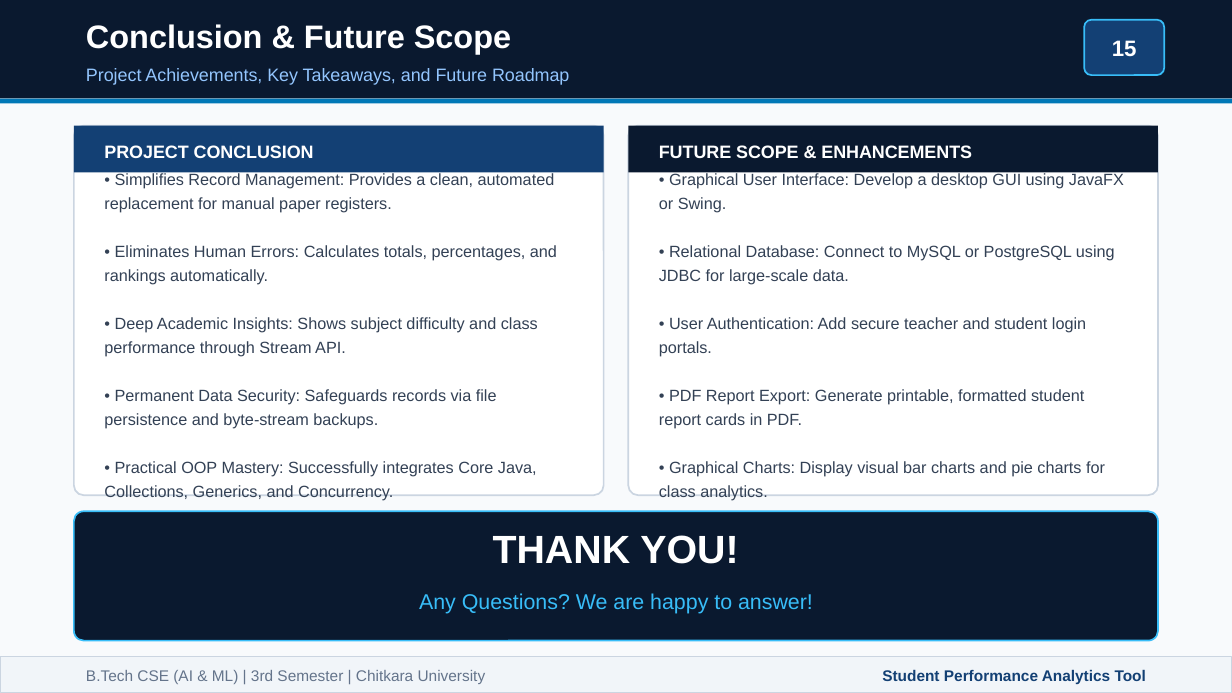
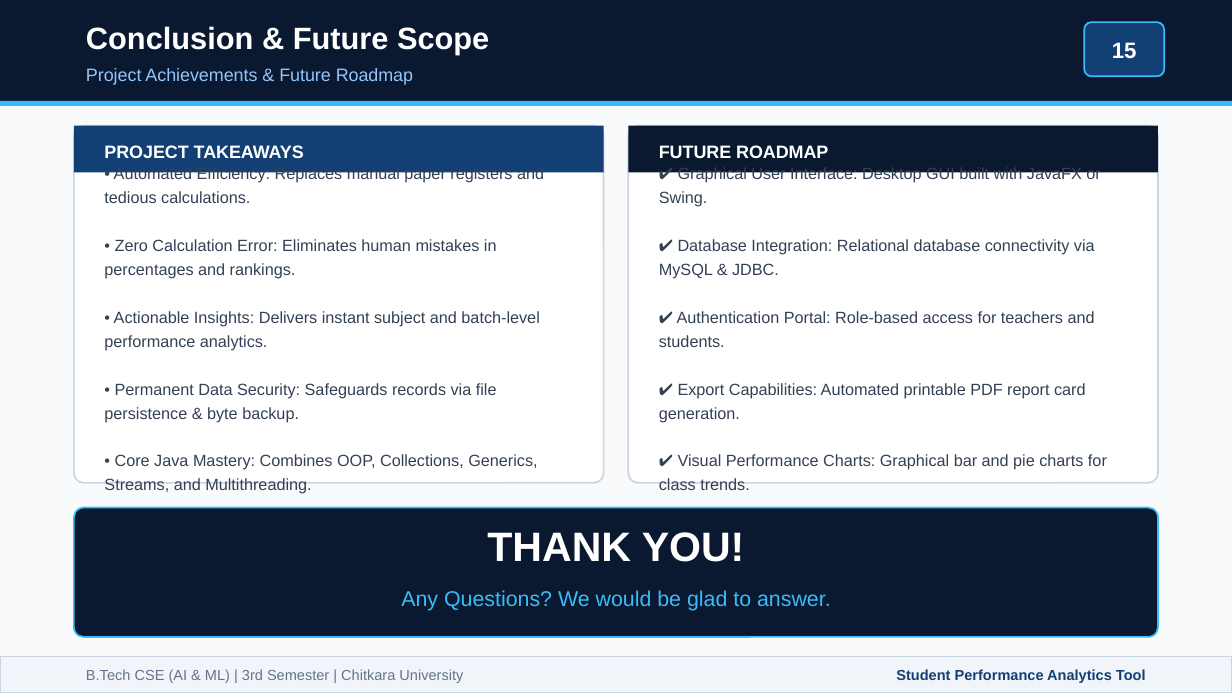
Before and after one commit to Tanmay-Arora19/java_project_sem3, a slide deck: slide 15 of Student_Performance_Analytics_Presentation.pptx. Drawn at 1232x693 pixels with LibreOffice and Linux fonts; fonts in the diff are those of the drawing. Boxes give left, top, right and bottom in pixels: in the first picture for what was removed or moved away, otherwise in the second. Text is boxed around its words. In the diff, an @@ line names an element or a change of style, - is before the commit and + after.

Commit message:
Streamline presentation: decrease text density, enhance visual polish, and make slides impressive

```diff
--- a/Student_Performance_Analytics_Presentation.pptx
+++ b/Student_Performance_Analytics_Presentation.pptx
@@ text "Conclusion & Future Scope" at (x1=86, y1=26, x2=489, y2=54): size 19 to 18 pt @@
@@ text at (x1=86, y1=68, x2=413, y2=85): text changed @@
-Project Achievements, Key Takeaways, and Future Roadmap
+Project Achievements & Future Roadmap
@@ rectangle at (x1=0, y1=101, x2=1232, y2=106): fill #0077B6 to #38BDF8 @@
@@ proportions changed in 3 elements at (x1=1084, y1=22, x2=1164, y2=76), (x1=628, y1=126, x2=1158, y2=483), (x1=74, y1=126, x2=604, y2=483) @@
@@ rounded rectangle resized from (x1=74, y1=126, x2=604, y2=495) to (x1=74, y1=126, x2=604, y2=483) @@
@@ text at (x1=104, y1=145, x2=304, y2=158): text changed @@
-PROJECT CONCLUSION
+PROJECT TAKEAWAYS
@@ rounded rectangle resized from (x1=628, y1=126, x2=1158, y2=495) to (x1=628, y1=126, x2=1158, y2=483) @@
@@ text at (x1=659, y1=145, x2=828, y2=158): text changed @@
-FUTURE SCOPE & ENHANCEMENTS
+FUTURE ROADMAP
@@ text at (x1=104, y1=166, x2=544, y2=494): text changed @@
-• Simplifies Record Management: Provides a clean, automated replacement for manual paper registers.
-• Eliminates Human Errors: Calculates totals, percentages, and rankings automatically.
-• Deep Academic Insights: Shows subject difficulty and class performance through Stream API.
-• Permanent Data Security: Safeguards records via file persistence and byte-stream backups.
-• Practical OOP Mastery: Successfully integrates Core Java, Collections, Generics, and Concurrency.
+• Automated Efficiency: Replaces manual paper registers and tedious calculations.
+• Zero Calculation Error: Eliminates human mistakes in percentages and rankings.
+• Actionable Insights: Delivers instant subject and batch-level performance analytics.
+• Permanent Data Security: Safeguards records via file persistence & byte backup.
+• Core Java Mastery: Combines OOP, Collections, Generics, Streams, and Multithreading.
@@ text at (x1=659, y1=166, x2=1107, y2=490): text changed @@
-• Graphical User Interface: Develop a desktop GUI using JavaFX or Swing.
-• Relational Database: Connect to MySQL or PostgreSQL using JDBC for large-scale data.
-• User Authentication: Add secure teacher and student login portals.
-• PDF Report Export: Generate printable, formatted student report cards in PDF.
-• Graphical Charts: Display visual bar charts and pie charts for class analytics.
+✔ Graphical User Interface: Desktop GUI built with JavaFX or Swing.
+✔ Database Integration: Relational database connectivity via MySQL & JDBC.
+✔ Authentication Portal: Role-based access for teachers and students.
+✔ Export Capabilities: Automated printable PDF report card generation.
+✔ Visual Performance Charts: Graphical bar and pie charts for class trends.
@@ rounded rectangle moved from (x1=74, y1=511, x2=1158, y2=641) to (x1=74, y1=508, x2=1158, y2=637) @@
@@ text "THANK YOU!" at (x1=487, y1=532, x2=745, y2=562): size 23 to 24 pt @@
@@ text at (x1=401, y1=590, x2=831, y2=611): text changed @@
-Any Questions? We are happy to answer!
+Any Questions? We would be glad to answer.
@@ text "B.Tech CSE (AI & ML) ..." at (x1=86, y1=669, x2=463, y2=683): size 9 to 8.5 pt @@
@@ text "Student Performance Analytics Tool" at (x1=896, y1=669, x2=1146, y2=683): size 9 to 8.5 pt @@
```
Also in this commit, not shown: 14 other slides changed, 2 other files.
